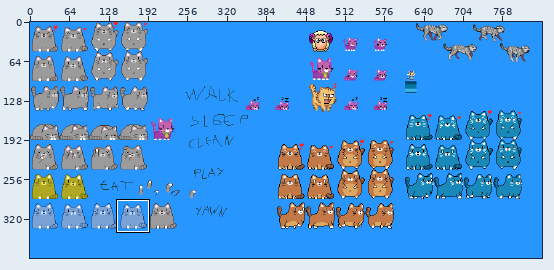
Two versions of one sprite sheet, ClickDev.gmx/GFX/player.png. Above, an overview of the earlier version with the close-up marked.
Close-up. Before the edit:
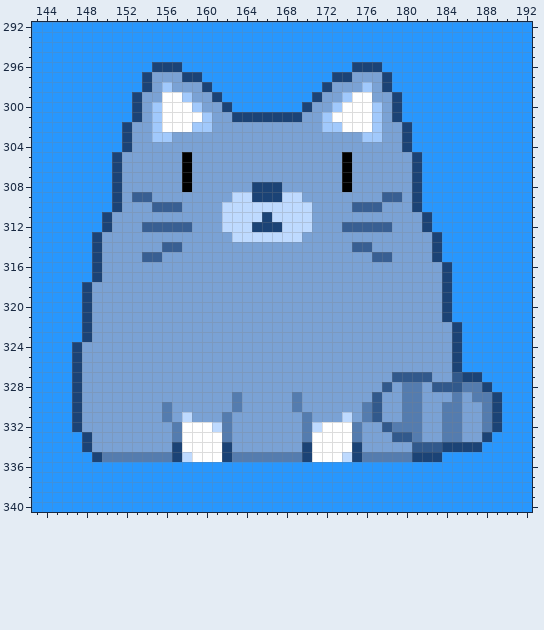
The file is 832x384 pixels. Colours within 5 levels of each other are drawn and written as one. Shown: x 143..192, y 292..340. The commit also changed other parts of the picture, which this record leaves out.
After:
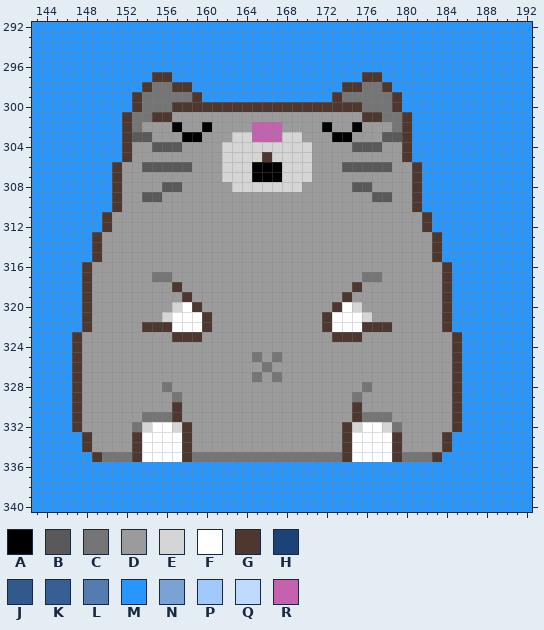
Palette (. is transparent): A #000000  B #595959  C #757575  D #9b9b9b  E #d5d5d5  F #ffffff  G #4e372e  H #1b4376  J #31598c  K #385f93  L #547caf  M #2797ff  N #7aa2d5  P #a1c9fc  Q #bedaff  R #c562b0
What changed:
Changed rows in their new state; - is an unchanged pixel.
first column x 147:
296 --------MMM-----------------MMM------------
297 -------MGGMMM-------------MMMGGM-----------
298 -------GCCGGMM-----------MMGGCCG-----------
299 ------GCCCCCGMM---------MMGCCCCCG----------
300 ------GCCCGGGGGGGGGGGGGGGGGGGCCCG----------
301 -----GCCGGDDDDDDDDDDDDDDDDDDDGGCCG---------
302 -----GCDDDADDADDDDRRRDDDDADDADDDCG---------
303 -----GBBDDDAADDDEERRREEDDDAADDDBBG---------
304 -----GDDBBBDDDDEEEEEEEEEDDDDBBBDDG---------
305 ----MGDDDDDDDDDEEEEGEEEEDDDDDDDDDGM--------
306 ----GDDBBBBBDDDEEEAAAEEEDDDBBBBBDDG--------
307 ----GDDDDDDDDDDEEEAAAEEEDDDDDDDDDDG--------
308 ----GDDDDBBDDDDDEEEEEEEDDDDDBBDDDDG--------
309 ----GDDBBDDDDDDDDDDDDDDDDDDDDDBBDDG--------
310 ----GDDDDDDDDDDDDDDDDDDDDDDDDDDDDDG--------
311 ---GDDDDDDDDDDDDDDDDDDDDDDDDDDDDDDDG-------
312 ---GDDDDDDDDDDDDDDDDDDDDDDDDDDDDDDDG-------
313 --GDDDDDDDDDDDDDDDDDDDDDDDDDDDDDDDDDG------
314 --GDDDDDDDDDDDDDDDDDDDDDDDDDDDDDDDDDG------
315 --GDDDDDDDDDDDDDDDDDDDDDDDDDDDDDDDDDG------
316 -GDDDDDDDDDDDDDDDDDDDDDDDDDDDDDDDDDDDG-----
317 -GDDDDDDCCDDDDDDDDDDDDDDDDDDDCCDDDDDDG-----
318 -GDDDDDDDDGDDDDDDDDDDDDDDDDDGDDDDDDDDG-----
319 -GDDDDDDDDDGDDDDDDDDDDDDDDDGDDDDDDDDDG-----
320 -GDDDDDDDDEFGDDDDDDDDDDDDDGFEDDDDDDDDG-----
321 -GDDDDDDDEFFFGDDDDDDDDDDDGFFFEDDDDDDDG-----
322 -GDDDDDGGGFFFGDDDDDDDDDDDGFFFGGGDDDDDGM----
323 GDDDDDDDDDGGGDDDDDDDDDDDDDGGGDDDDDDDDDG----
324 GDDDDDDDDDDDDDDDDDDDDDDDDDDDDDDDDDDDDDG----
325 GDDDDDDDDDDDDDDDDDCDCDDDDDDDDDDDDDDDDDG----
326 GDDDDDDDDDDDDDDDDDDCDDDDDDDDDDDDDDDDDDG----
327 GDDDDDDDDDDDDDDDDDCDCDDDDDDDDDDDDDDDDDGMM--
328 GDDDDDDDDCDDDDDDDDDDDDDDDDDDDCDDDDDDDDGMMM-
329 GDDDDDDDDDCDDDDDDDDDDDDDDDDDCDDDDDDDDDGMMMM
330 GDDDDDDDDDGDDDDDDDDDDDDDDDDDGDDDDDDDDDGMMMM
331 GDDDDDDCCCGDDDDDDDDDDDDDDDDDGCCCDDDDDDGMMMM
332 GDDDDDCEFFEGDDDDDDDDDDDDDDDGEFFECDDDDDGMMMM
333 -GDDDDGFFFFGDDDDDDDDDDDDDDDGFFFFGDDDDGMMMM-
334 -GDDDDGFFFFGDDDDDDDDDDDDDDDGFFFFGDDDDGMMM--
335 --GCCCGFFFFGCCCCCCCCCCCCCCCGFFFFGCCCG------
Boxes around the changes in both close-ups, in picture pixels (x1, y1, x2, y2):
changed: (72, 62, 502, 462)
